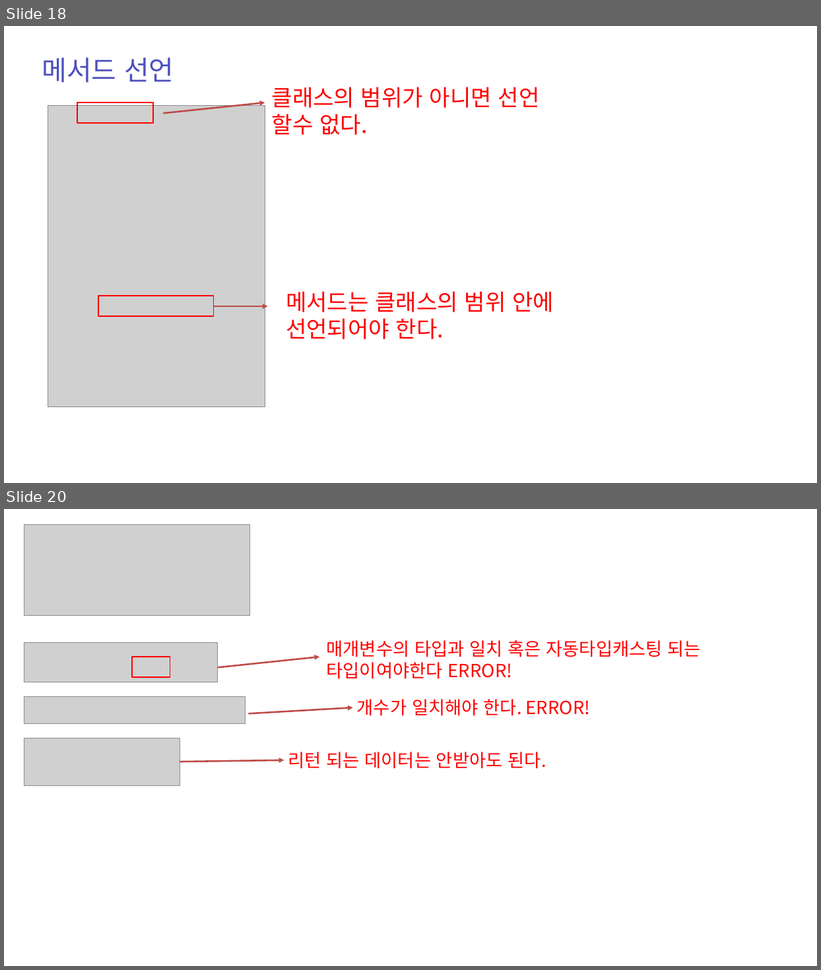
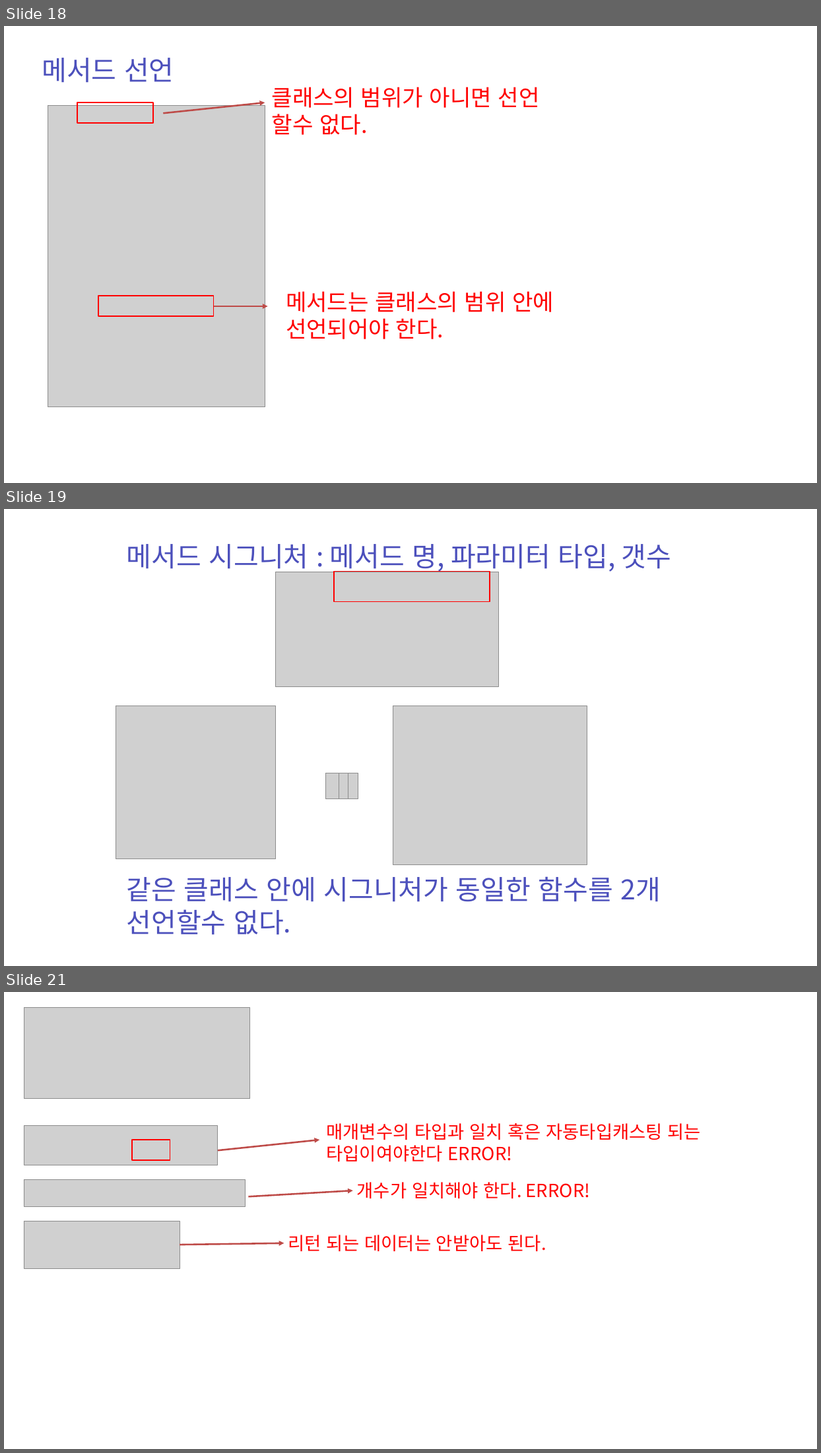
Before and after one commit to zest132/JavaLecture, a slide deck: JavaLecture/LectureFile/java 6강.pptx. Shown one above the other, each under a label of ours: slides 18 and 20 before the commit, slides 18, 19 and 21 after it; the slides between them are not shown. The pictures are 821x970 and 821x1453 pixels, drawn with LibreOffice and Linux fonts; fonts in the diff are those of the drawing; grey boxes stand for pictures. Boxes give left, top, right and bottom in pixels: in the first picture for what was removed or moved away, otherwise in the second. Text is boxed around its words. In the diff, an @@ line names an element or a change of style, - is before the commit and + after.

```diff
--- a/JavaLecture/LectureFile/java 6강.pptx
+++ b/JavaLecture/LectureFile/java 6강.pptx
@@ slide 19 added at [4,509,817,966], background #FFFFFF @@
@@ text added at [127,544,672,574], 48 pt, text #4C50BC @@
+메서드 시그니처 : 메서드 명, 파라미터 타입, 갯수
@@ picture added at [275,572,499,687] @@
@@ rectangle added at [334,571,490,601], outline #FF0000 2 pt @@
@@ picture added at [116,706,275,859] @@
@@ picture added at [393,706,587,865] @@
@@ picture added at [326,773,339,799] @@
@@ picture added at [335,773,349,799] @@
@@ picture added at [345,773,358,799] @@
@@ text added at [127,877,661,935], 48 pt, text #4C50BC @@
+같은 클래스 안에 시그니처가 동일한 함수를 2개 선언할수 없다.
@@ what was slide 20 is now slide 21 @@
```
Also in this commit, not shown: 3 slides changed, 2 other slides added, 1 other file.
